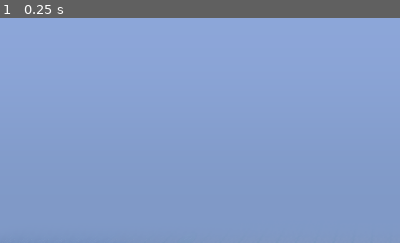
Above: before the commit, frame 1.
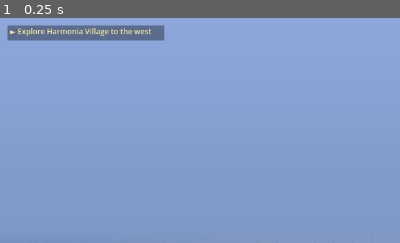
Above: after the commit, the same moment.

Repository: struktured-labs/cowardly-irregular
Game: Godot game, scene res://src/exploration/OverworldScene.tscn
The game is run twice, just before and just after one commit, with the same random seed, the same clock (stepped at 60 frames per second) and the same inputs. This scene is started directly instead of the project's main scene.
Inputs:
- Up to frame 1 (0.25 s): no input
The pictures show only the part of the screen within x 0-50%, y 0-50%; the shares and areas given below are measured in that part.

The runs differ from the first frame. In frame 1, 2.8% of the frame differs, in the area x 1-41%, y 3-11%.

Commit message:
feat: quest objective tracker HUD for all 6 worlds
One-line objective text at top-left showing current goal:
► "Explore Harmonia Village to the west"
► "Investigate the Whispering Cave (northwest)"
► "Defeat the Cave Rat King"
► "Enter the portal to the Mundane Sprawl"
...etc through all 6 worlds

Driven by story flags in GameState (prologue_complete, chapter1_complete,
rat_king_defeated, w1_boss_defeated, w2_entered, etc). Checks flags
every frame, shows the latest matching objective.

Each world scene sets wN_entered flag on load so the tracker knows
which world the player is in.

New: QuestTracker.gd (reusable class)
Modified: all 6 overworld scenes (+quest tracker + world entry flags)
Additive only.

Co-Authored-By: Claude Opus 4.6 (1M context) <noreply@anthropic.com>

Diff:
--- a/src/exploration/AbstractOverworld.gd
+++ b/src/exploration/AbstractOverworld.gd
@@ -57,6 +57,8 @@
 ## Zone particles
 var _zone_particles: ZoneParticles
 
+var _quest_tracker: QuestTracker
+
 ## Reality distortion effect state
 var _bg_rect: ColorRect
 var _hue_time: float = 0.0
@@ -91,6 +93,11 @@
 	_zone_particles.setup(self, player)
 	_zone_particles.update_zone("abstract_overworld")
 
+	GameState.set_story_flag("w6_entered")
+	_quest_tracker = QuestTracker.new()
+	add_child(_quest_tracker)
+	_quest_tracker.setup(self)
+
 	# Start abstract overworld music
 	if SoundManager:
 		SoundManager.play_area_music("overworld_abstract")
@@ -108,6 +115,7 @@
 
 
 func _process(delta: float) -> void:
+	if _quest_tracker: _quest_tracker.update()
 	if _mode7:
 		_mode7.process_frame()
 	_hue_time += delta
--- a/src/exploration/FuturisticOverworld.gd
+++ b/src/exploration/FuturisticOverworld.gd
@@ -44,6 +44,8 @@
 
 ## Zone particles
 var _zone_particles: ZoneParticles
+
+var _quest_tracker: QuestTracker
 
 ## Glitch effect state
 var _glitch_overlay: ColorRect
@@ -79,6 +81,11 @@
 	_zone_particles.setup(self, player)
 	_zone_particles.update_zone("futuristic_overworld")
 
+	GameState.set_story_flag("w5_entered")
+	_quest_tracker = QuestTracker.new()
+	add_child(_quest_tracker)
+	_quest_tracker.setup(self)
+
 	# Start futuristic overworld music
 	if SoundManager:
 		SoundManager.play_area_music("overworld_futuristic")
@@ -107,6 +114,7 @@
 
 
 func _process(delta: float) -> void:
+	if _quest_tracker: _quest_tracker.update()
 	if _mode7:
 		_mode7.process_frame()
 	_glitch_timer += delta
--- a/src/exploration/IndustrialOverworld.gd
+++ b/src/exploration/IndustrialOverworld.gd
@@ -43,6 +43,8 @@
 
 ## Zone particles
 var _zone_particles: ZoneParticles
+
+var _quest_tracker: QuestTracker
 
 ## Smoke effect nodes
 var _smoke_emitters: Array = []
@@ -73,6 +75,11 @@
 	add_child(_zone_particles)
 	_zone_particles.setup(self, player)
 	_zone_particles.update_zone("industrial_overworld")
+
+	GameState.set_story_flag("w4_entered")
+	_quest_tracker = QuestTracker.new()
+	add_child(_quest_tracker)
+	_quest_tracker.setup(self)
 
 	# Start industrial overworld music
 	if SoundManager:
@@ -126,6 +133,7 @@
 
 
 func _process(_delta: float) -> void:
+	if _quest_tracker: _quest_tracker.update()
 	if _mode7:
 		_mode7.process_frame()
 	if player:
--- a/src/exploration/OverworldScene.gd
+++ b/src/exploration/OverworldScene.gd
@@ -46,6 +46,7 @@
 var _danger_zone: DangerZone
 var _minimap: OverworldMinimap
 var _zone_particles: ZoneParticles
+var _quest_tracker: QuestTracker
 
 
 func _ready() -> void:
@@ -87,6 +88,11 @@
 	add_child(_zone_particles)
 	_zone_particles.setup(self, player)
 
+	# Quest objective tracker
+	_quest_tracker = QuestTracker.new()
+	add_child(_quest_tracker)
+	_quest_tracker.setup(self)
+
 	if SoundManager:
 		SoundManager.play_area_music("overworld")
 
@@ -102,6 +108,8 @@
 			_zone_particles.update_position(player.position)
 	if _danger_zone:
 		_danger_zone.process(_delta)
+	if _quest_tracker:
+		_quest_tracker.update()
 	if _mode7:
 		_mode7.process_frame()
 
--- /dev/null
+++ b/src/exploration/QuestTracker.gd
@@ -0,0 +1,96 @@
+extends Node
+class_name QuestTracker
+
+## QuestTracker — one-line objective text at top-left of screen.
+## Driven by story flags in GameState. Shows current goal.
+## Updates automatically when story flags change.
+
+var _canvas: CanvasLayer
+var _label: Label
+var _bg: ColorRect
+var _current_objective: String = ""
+
+## Objective definitions: flag → objective text (checked in order, first match wins)
+## Later entries override earlier ones (progression order)
+const OBJECTIVES: Array = [
+	# W1 Medieval progression
+	{"flag": "", "text": "Explore Harmonia Village to the west"},
+	{"flag": "prologue_complete", "text": "Speak with Elder Theron in Harmonia"},
+	{"flag": "chapter1_complete", "text": "Investigate the Whispering Cave (northwest)"},
+	{"flag": "chapter2_complete", "text": "Descend deeper into the Whispering Cave"},
+	{"flag": "chapter3_complete", "text": "Defeat the Cave Rat King"},
+	{"flag": "rat_king_defeated", "text": "Find the portal to the next world (south)"},
+	{"flag": "w1_boss_defeated", "text": "Enter the portal to the Mundane Sprawl"},
+	# W2 Suburban
+	{"flag": "w2_entered", "text": "Explore the Mundane Sprawl"},
+	{"flag": "w2_boss_defeated", "text": "Find the portal to the Clockwork Dominion"},
+	# W3 Steampunk
+	{"flag": "w3_entered", "text": "Explore the Clockwork Dominion"},
+	{"flag": "w3_boss_defeated", "text": "Find the portal to the Assembly Line"},
+	# W4 Industrial
+	{"flag": "w4_entered", "text": "Explore the Assembly Line"},
+	{"flag": "w4_boss_defeated", "text": "Find the portal to the Source Layer"},
+	# W5 Digital
+	{"flag": "w5_entered", "text": "Explore the Source Layer"},
+	{"flag": "w5_boss_defeated", "text": "Find the portal to the Remainder"},
+	# W6 Abstract
+	{"flag": "w6_entered", "text": "Reach the Vertex"},
+]
+
+
+func setup(parent: Node) -> void:
+	_canvas = CanvasLayer.new()
+	_canvas.name = "QuestTracker"
+	_canvas.layer = 85
+	parent.add_child(_canvas)
+
+	_bg = ColorRect.new()
+	_bg.color = Color(0.0, 0.0, 0.0, 0.35)
+	_bg.anchor_left = 0.0
+	_bg.anchor_right = 0.0
+	_bg.anchor_top = 0.0
+	_bg.anchor_bottom = 0.0
+	_bg.offset_left = 12
+	_bg.offset_top = 12
+	_bg.offset_right = 350
+	_bg.offset_bottom = 36
+	_bg.mouse_filter = Control.MOUSE_FILTER_IGNORE
+	_canvas.add_child(_bg)
+
+	_label = Label.new()
+	_label.anchor_left = 0.0
+	_label.anchor_right = 0.0
+	_label.anchor_top = 0.0
+	_label.anchor_bottom = 0.0
+	_label.offset_left = 16
+	_label.offset_top = 13
+	_label.offset_right = 346
+	_label.offset_bottom = 35
+	_label.add_theme_font_size_override("font_size", 12)
+	_label.add_theme_color_override("font_color", Color(0.95, 0.9, 0.6))
+	_label.clip_text = false
+	_label.mouse_filter = Control.MOUSE_FILTER_IGNORE
+	_canvas.add_child(_label)
+
+	_update_objective()
+
+
+func _update_objective() -> void:
+	var best_text = OBJECTIVES[0]["text"]  # Default objective
+
+	for entry in OBJECTIVES:
+		var flag = entry["flag"]
+		if flag == "" or GameState.get_story_flag(flag):
+			best_text = entry["text"]
+
+	if best_text != _current_objective:
+		_current_objective = best_text
+		_label.text = "► " + best_text
+		# Resize background to fit text
+		_bg.offset_right = _label.offset_left + _label.get_theme_font("font").get_string_size(
+			_label.text, HORIZONTAL_ALIGNMENT_LEFT, -1,
+			_label.get_theme_font_size("font_size")).x + 20 if _label.get_theme_font("font") else 350
+
+
+func update() -> void:
+	_update_objective()
--- a/src/exploration/SteampunkOverworld.gd
+++ b/src/exploration/SteampunkOverworld.gd
@@ -42,6 +42,8 @@
 
 ## Zone particles
 var _zone_particles: ZoneParticles
+
+var _quest_tracker: QuestTracker
 
 ## Steam vent effect state
 var _steam_emitters: Array = []
@@ -74,6 +76,11 @@
 	add_child(_zone_particles)
 	_zone_particles.setup(self, player)
 	_zone_particles.update_zone("steampunk_overworld")
+
+	GameState.set_story_flag("w3_entered")
+	_quest_tracker = QuestTracker.new()
+	add_child(_quest_tracker)
+	_quest_tracker.setup(self)
 
 	# Start steampunk overworld music
 	if SoundManager:
@@ -127,6 +134,7 @@
 
 
 func _process(delta: float) -> void:
+	if _quest_tracker: _quest_tracker.update()
 	if _mode7:
 		_mode7.process_frame()
 	for i in range(_steam_emitters.size()):
--- a/src/exploration/SuburbanOverworld.gd
+++ b/src/exploration/SuburbanOverworld.gd
@@ -42,6 +42,8 @@
 
 ## Zone particles
 var _zone_particles: ZoneParticles
+
+var _quest_tracker: QuestTracker
 
 ## Rain effect state
 var _rain_particles: CPUParticles2D
@@ -75,6 +77,11 @@
 	add_child(_zone_particles)
 	_zone_particles.setup(self, player)
 	_zone_particles.update_zone("suburban_overworld")
+
+	GameState.set_story_flag("w2_entered")
+	_quest_tracker = QuestTracker.new()
+	add_child(_quest_tracker)
+	_quest_tracker.setup(self)
 
 	# Start suburban overworld music
 	if SoundManager:
@@ -111,6 +118,7 @@
 
 
 func _process(delta: float) -> void:
+	if _quest_tracker: _quest_tracker.update()
 	if _mode7:
 		_mode7.process_frame()
 	_rain_timer += delta
